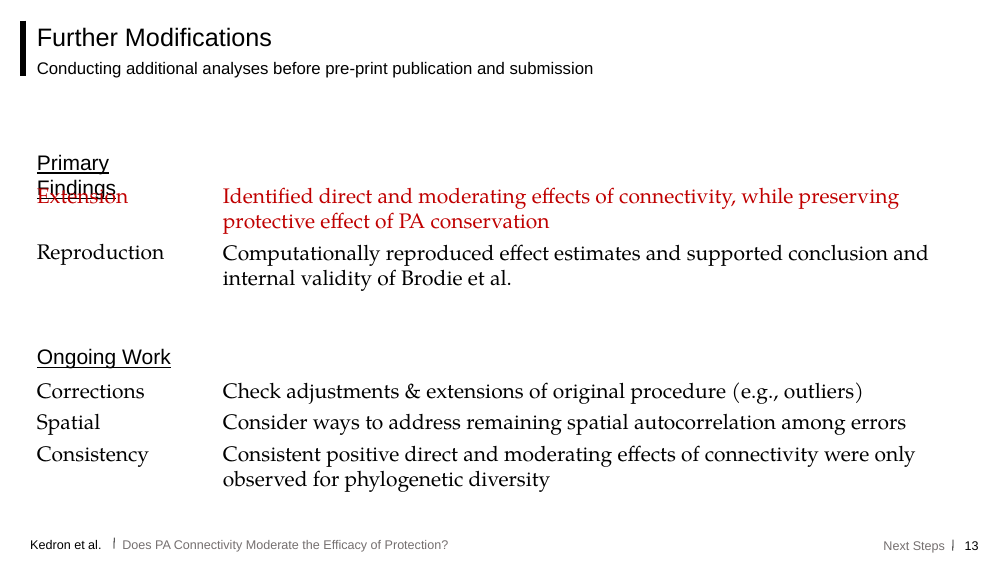
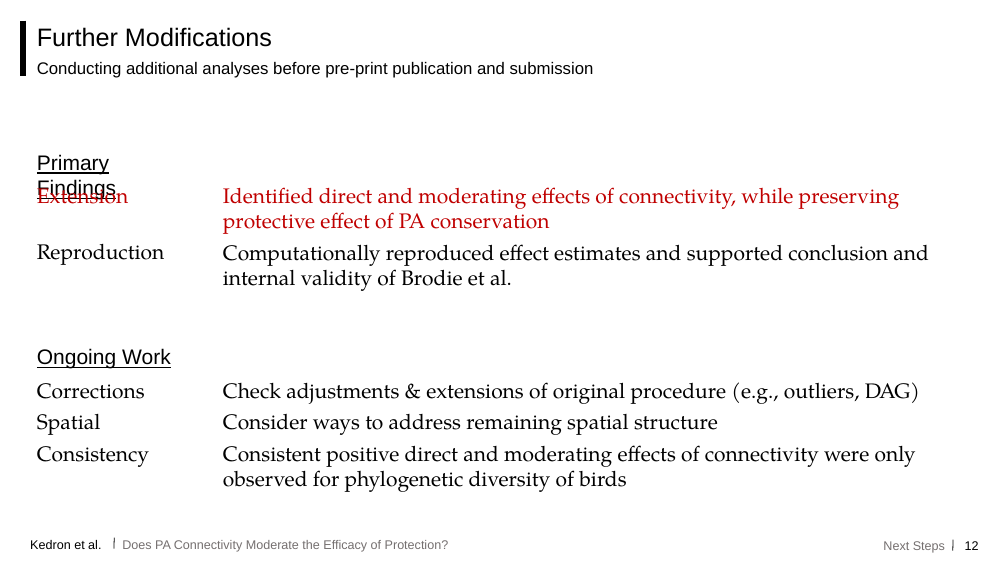
Before and after one commit to Peter-Kedron/RPl-Brodie-2023, a slide deck: slide 12 of docs/presentation/Kedron-Brodie-Replicaton.pptx (slide 13 before the commit). Drawn at 1008x567 pixels with LibreOffice and Linux fonts; fonts in the diff are those of the drawing. Boxes give left, top, right and bottom in pixels: in the first picture for what was removed or moved away, otherwise in the second. Text is boxed around its words. In the diff, an @@ line names an element or a change of style, - is before the commit and + after.

```diff
--- a/docs/presentation/Kedron-Brodie-Replicaton.pptx
+++ b/docs/presentation/Kedron-Brodie-Replicaton.pptx
@@ text at <box>223,382,920,492</box>: text changed @@
-Check adjustments & extensions of original procedure (e.g., outliers)
-Consider ways to address remaining spatial autocorrelation among errors
-Consistent positive direct and moderating effects of connectivity were only observed for phylogenetic diversity
+Check adjustments & extensions of original procedure (e.g., outliers, DAG)
+Consider ways to address remaining spatial structure
+Consistent positive direct and moderating effects of connectivity were only observed for phylogenetic diversity of birds
@@ page number at <box>965,541,979,550</box>: text changed @@
-13
+12
```
Also in this commit, not shown: 2 other slides changed, 1 slide added.
